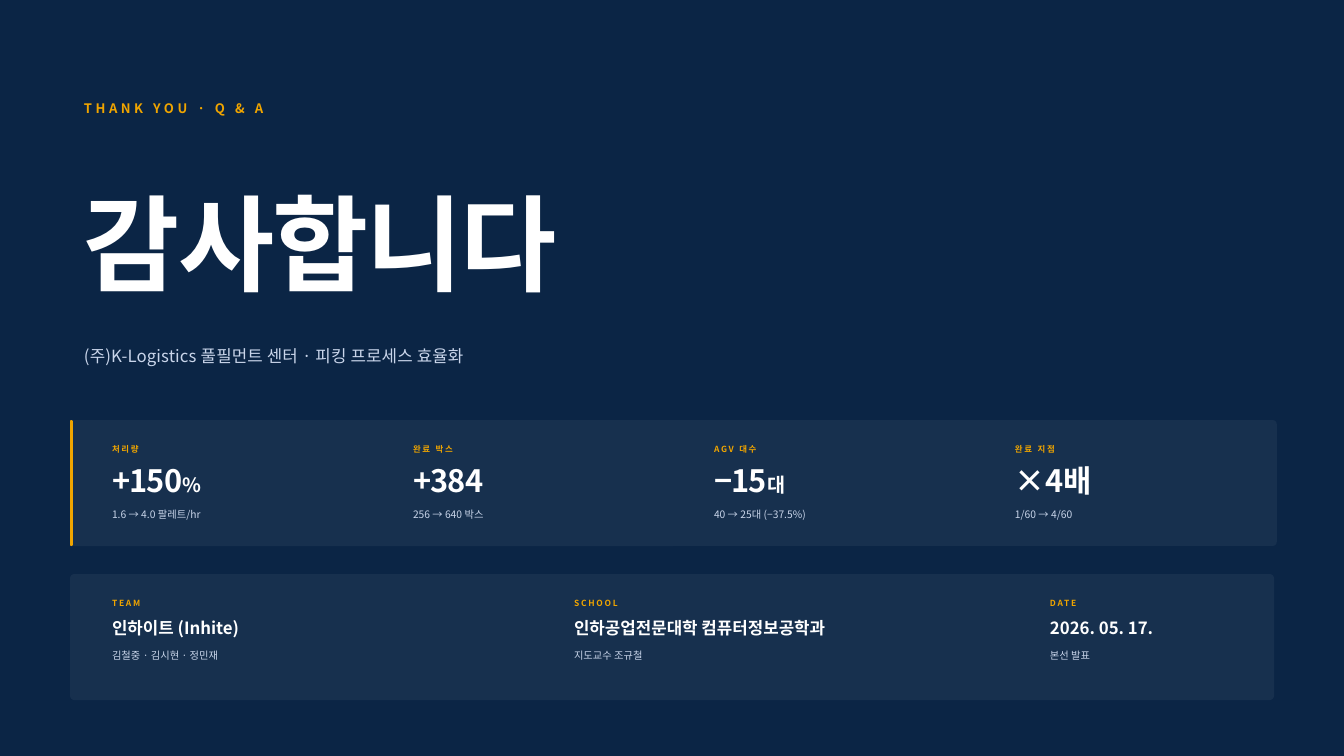
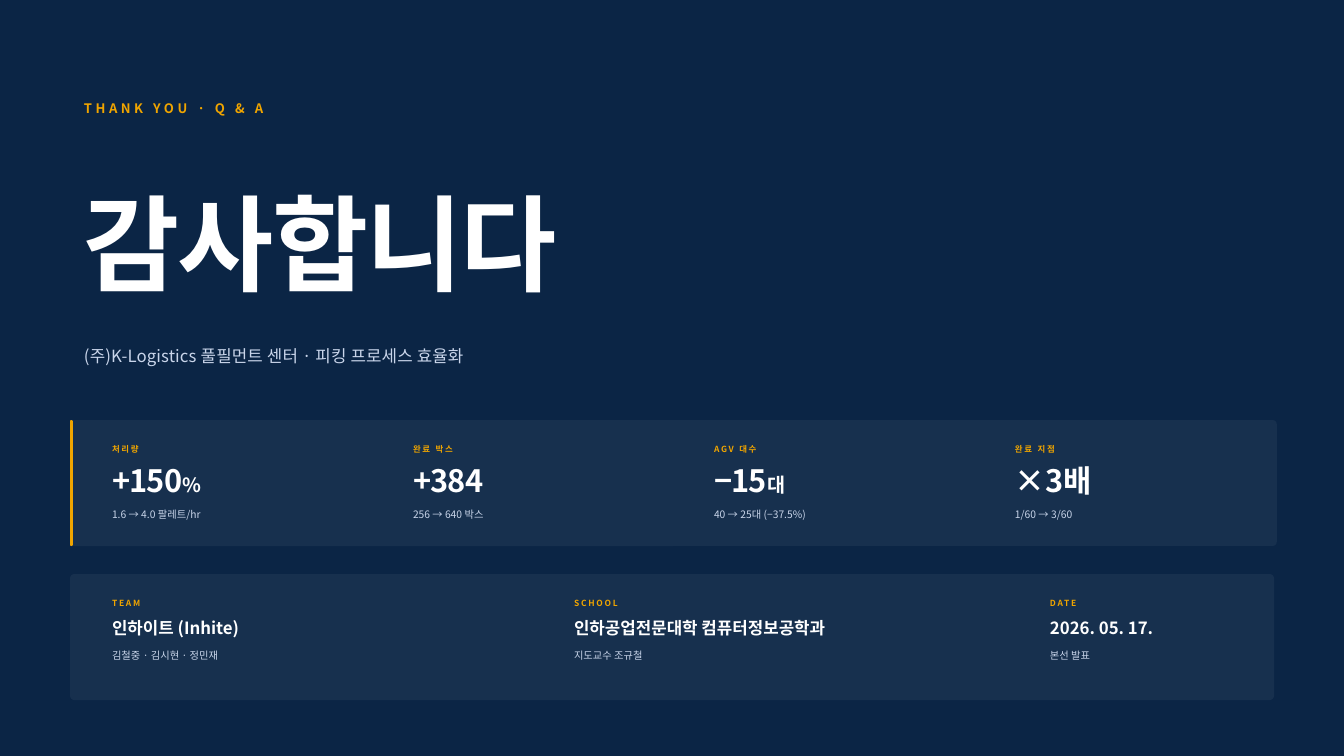
Before and after one commit to cholin3721/simulation_contest2, a slide deck: slide 14 of 피킹_프로세스_효율화_및_생산성_극대화_20260709235709.pptx. Drawn at 1344x756 pixels with LibreOffice and Linux fonts; fonts in the diff are those of the drawing; background and template pictures are left out. Boxes give left, top, right and bottom in pixels: in the first picture for what was removed or moved away, otherwise in the second. Text is boxed around its words. In the diff, an @@ line names an element or a change of style, - is before the commit and + after.

```diff
--- a/피킹_프로세스_효율화_및_생산성_극대화_20260709235709.pptx
+++ b/피킹_프로세스_효율화_및_생산성_극대화_20260709235709.pptx
@@ text at box(1015, 466, 1092, 495): text changed @@
-×4배
+×3배
@@ text at box(1015, 510, 1072, 520): text changed @@
-1/60 → 4/60
+1/60 → 3/60
```
Also in this commit, not shown: 10 other slides changed, 38 other files.
